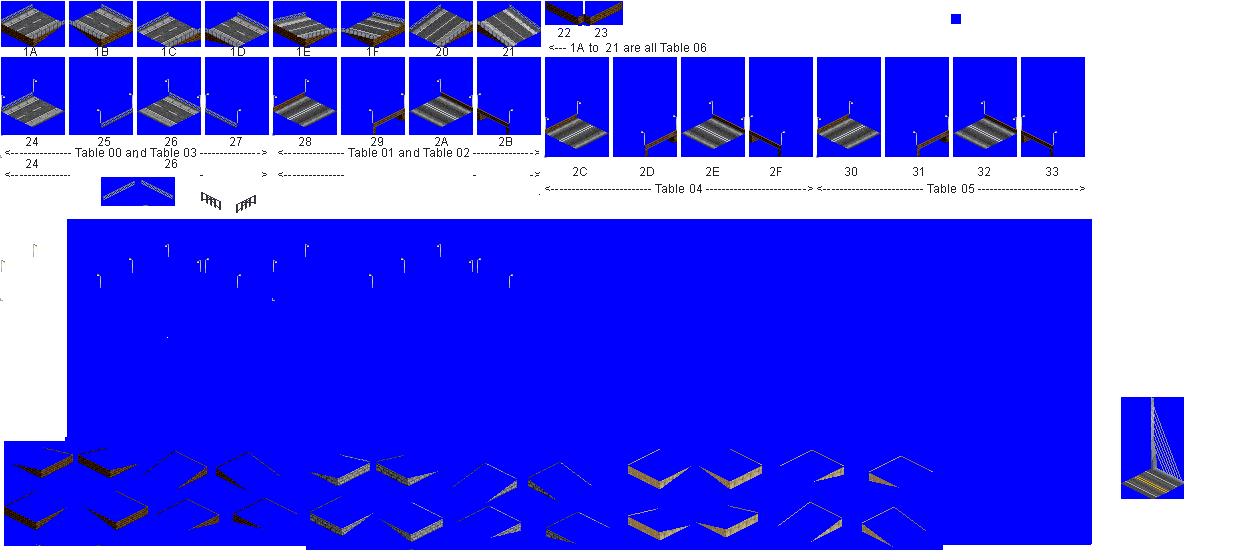
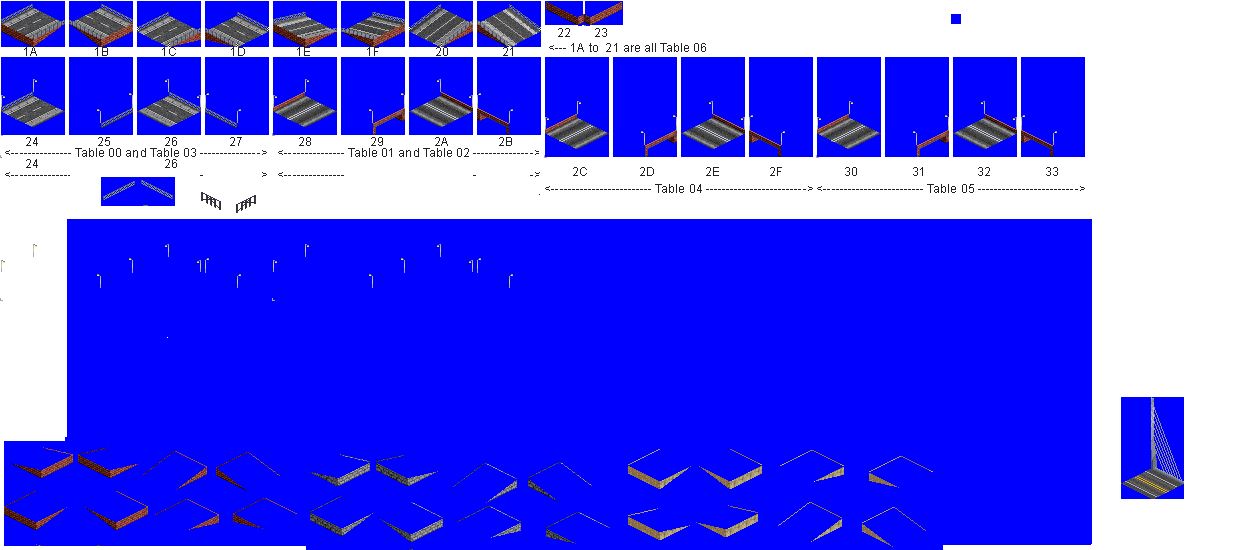
Revision of a layered 1234 x 550 image; what changed, layer by layer:
showed "red brick", moved it above "brick noi pillars", painted on it over [left=1, top=2, right=1053, bottom=530]
painted on "brick noi pillars" over [left=1, top=24, right=506, bottom=47]
